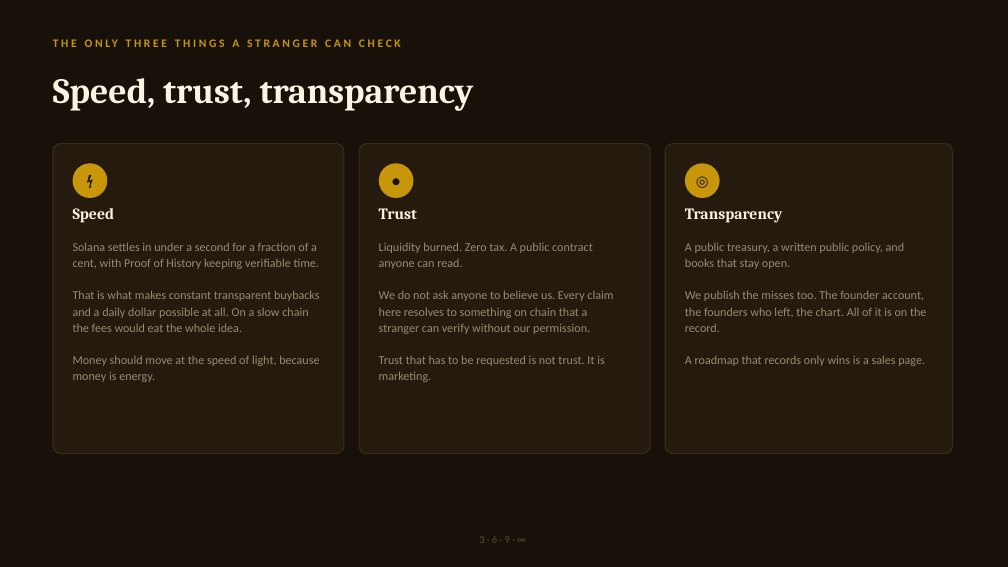
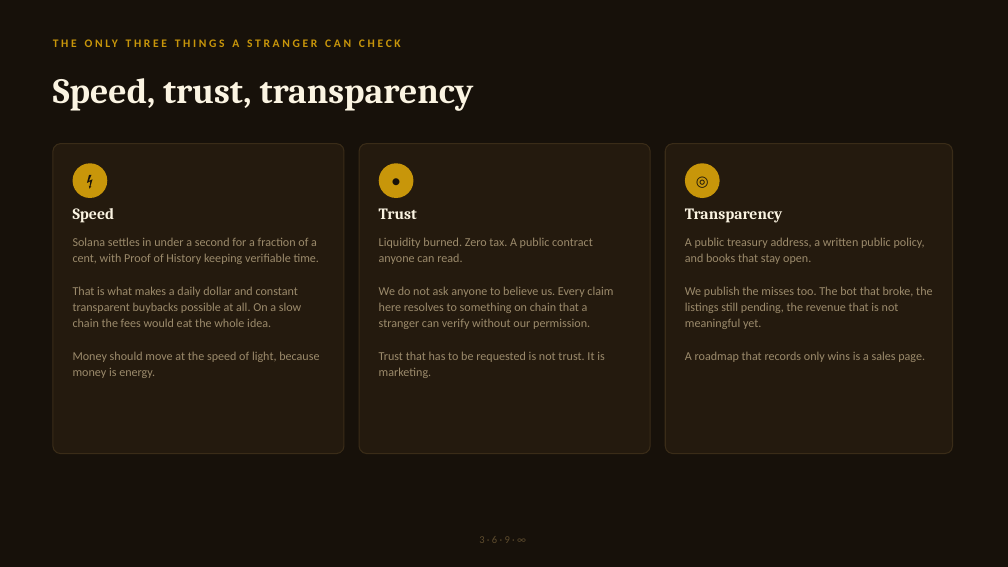
Before and after one commit to anatomyofagoalofficial-lab/zapp369, a slide deck: slide 9 of ZAPP_Deck.pptx (slide 13 before the commit). Drawn at 1008x567 pixels with LibreOffice and Linux fonts; fonts in the diff are those of the drawing. Boxes give left, top, right and bottom in pixels: in the first picture for what was removed or moved away, otherwise in the second. Text is boxed around its words. In the diff, an @@ line names an element or a change of style, - is before the commit and + after.

```diff
--- a/ZAPP_Deck.pptx
+++ b/ZAPP_Deck.pptx
@@ text "Liquidity burned. Zero tax. A ...": place and size @@
-text "Liquidity burned. Zero tax. A ..." at box(379, 242, 613, 382)
+text "Liquidity burned. Zero tax. A ..." at box(379, 237, 613, 378)
@@ text at box(685, 237, 932, 329): text changed @@
-A public treasury, a written public policy, and books that stay open.
-We publish the misses too. The founder account, the founders who left, the chart. All of it is on the record.
+A public treasury address, a written public policy, and books that stay open.
+We publish the misses too. The bot that broke, the listings still pending, the revenue that is not meaningful yet.
@@ text at box(73, 286, 301, 327): text changed @@
-That is what makes constant transparent buybacks and a daily dollar possible at all. On a slow chain the fees would eat the whole idea.
+That is what makes a daily dollar and constant transparent buybacks possible at all. On a slow chain the fees would eat the whole idea.
```
Also in this commit, not shown: 12 other slides changed, 4 slides added, 5 slides removed, 4 other files.
